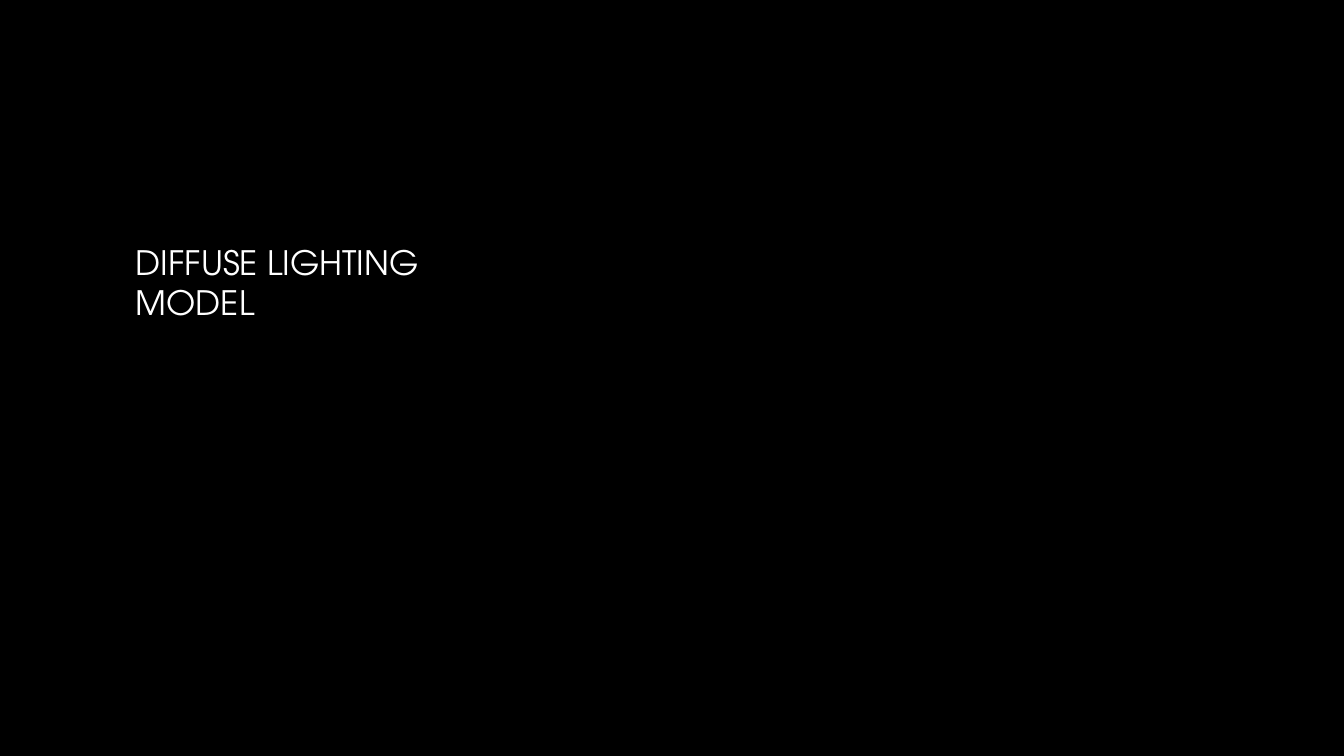
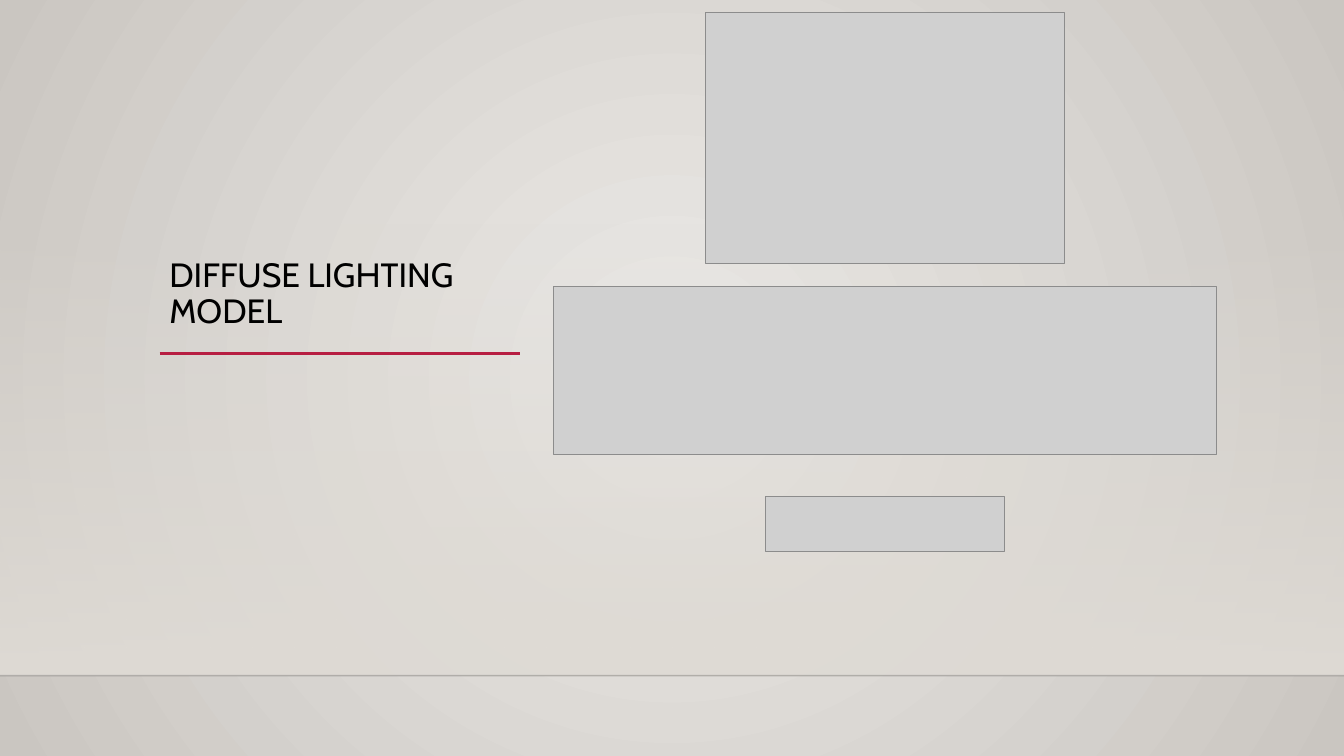
Before and after one commit to mariannabudnikova/shader_intro, a slide deck: slide 10 of ShaderIntro.pptm (slide 8 before the commit). Drawn at 1344x756 pixels with LibreOffice and Linux fonts; fonts in the diff are those of the drawing; grey boxes stand for pictures; background and template pictures are left out. Boxes give left, top, right and bottom in pixels: in the first picture for what was removed or moved away, otherwise in the second. Text is boxed around its words. In the diff, an @@ line names an element or a change of style, - is before the commit and + after.

```diff
--- a/ShaderIntro.pptm
+++ b/ShaderIntro.pptm
@@ background picture (left out) to gradient #ECEAE7 to #CAC7C1 @@
@@ picture added at (706, 13, 1065, 264) @@
@@ title "DIFFUSE LIGHTING MODEL": place and size @@
-title "DIFFUSE LIGHTING MODEL" at (136, 249, 419, 316)
+title "DIFFUSE LIGHTING MODEL" at (169, 263, 454, 324)
@@ title "DIFFUSE LIGHTING MODEL" at (169, 263, 454, 324): font TeX Gyre Adventor to Cabin, text colour gradient #FFFFFF to #A6A6A6 to #000000; line spacing 1 to 0.9 @@
@@ rectangle added at (0, 223, 1344, 676), fill gradient #DFDBD5 @@
@@ picture added at (554, 286, 1217, 455) @@
@@ line added from (159, 354) to (520, 354), #B71E42 2.5 pt @@
@@ picture added at (766, 496, 1005, 552) @@
@@ line added from (0, 676) to (1344, 676), #000001 1 pt @@
```
Also in this commit, not shown: 9 other slides changed, 6 slides added, 4 slides removed.
